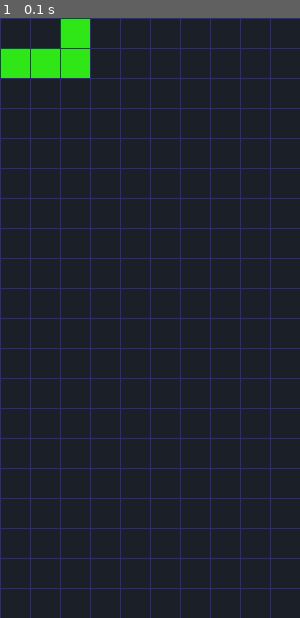
Above: before the commit, frame 1.
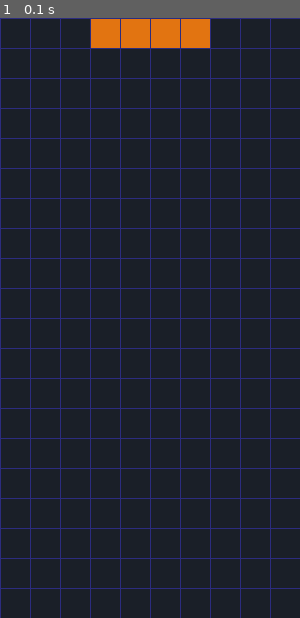
Above: after the commit, the same moment.

Repository: brendasantana04/tetris-pygame
Game: pygame game, started from main.py
Same seed, same stepped clock (60 frames per second), same inputs: the game is played once before the commit and once after it.
Inputs:
- Up to frame 1 (0.1 s): no input

The runs differ from the first frame. In frame 1, 3.7% of the frame differs, in the area x 0-70%, y 0-10%.

Commit message:
Acrescentando novos blocos e começando configuração de movimento

Diff:
--- a/block.py
+++ b/block.py
@@ -1,16 +1,31 @@
 from colors import Colors
 import pygame
+from position import Position
 
 class Block:
     def __init__(self, id):
         self.id = id
         self.cells = {}
         self.cell_size = 30
+        self.row_offset = 0
+        self.column_offset = 0
         self.rotation_state = 0
         self.colors = Colors.get_cell_colors()
 
+    def move(self, rows, columns):
+        self.row_offset += rows
+        self.column_offset += columns
+
+    def get_cell_positions(self):
+        tiles = self.cells[self.rotation_state]
+        moved_tiles = []
+        for position in tiles:
+            position = Position(position.row + self.row_offset, position.column + self.column_offset)
+            moved_tiles.append(position)
+        return moved_tiles
+
     def draw(self, screen):
-        tiles = self.cells[self.rotation_state]
+        tiles = self.get_cell_positions()
         for tile in tiles:
             tile_rect = pygame.Rect(tile.column * self.cell_size + 1, tile.row * self.cell_size + 1, self.cell_size - 1, self.cell_size - 1)
             pygame.draw.rect(screen, self.colors[self.id], tile_rect)
--- a/blocks.py
+++ b/blocks.py
@@ -10,7 +10,71 @@
             0: [Position(0,2), Position(1,0), Position(1,1), Position(1,2)],
             1: [Position(0,1), Position(1,1), Position(2,1), Position(2,2)],
             2: [Position(1,0), Position(1,1), Position(1,2), Position(2,0)],
-            3: [Position(0,0), Position(0,1), Position(1,1), Position(2,1)],
+            3: [Position(0,0), Position(0,1), Position(1,1), Position(2,1)]
         }
+        self.move(0,3)
 
 #REPLICAR OS OUTROS BLOQUINHOS
+class JBlock(Block):
+    def __init__(self):
+        super().__init__(id = 2)
+        self.cells = {
+            0: [Position(0, 0), Position(1, 0), Position(1, 1), Position(1, 2)],
+            1: [Position(0, 1), Position(0, 2), Position(1, 1), Position(2, 1)],
+            2: [Position(1, 0), Position(1, 1), Position(1, 2), Position(2, 2)],
+            3: [Position(0, 1), Position(1, 1), Position(2, 0), Position(2, 1)]
+        }
+        self.move(0,3)
+
+class IBlock(Block):
+    def __init__(self):
+        super().__init__(id = 3)
+        self.cells = {
+            0: [Position(1, 0), Position(1, 1), Position(1, 2), Position(1, 3)],
+            1: [Position(0, 2), Position(1, 2), Position(2, 2), Position(3, 2)],
+            2: [Position(2, 0), Position(2, 1), Position(2, 2), Position(2, 3)],
+            3: [Position(0, 1), Position(1, 1), Position(2, 1), Position(3, 1)]
+        }
+        self.move(-1,3)
+
+class OBlock(Block):
+    def __init__(self):
+        super().__init__(id = 4)
+        self.cells = {
+            0: [Position(0, 0), Position(0, 1), Position(1, 0), Position(1, 1)]
+        }
+        self.move(0,4)
+
+class SBlock(Block):
+    def __init__(self):
+        super().__init__(id = 5)
+        self.cells = {
+            0: [Position(0, 1), Position(0, 2), Position(1, 0), Position(1, 1)],
+            1: [Position(0, 1), Position(1, 1), Position(1, 2), Position(2, 2)],
+            2: [Position(1, 1), Position(1, 2), Position(2, 0), Position(2, 1)],
+            3: [Position(0, 0), Position(1, 0), Position(1, 1), Position(2, 1)]
+        }
+        self.move(0,3)
+
+
+class TBlock(Block):
+    def __init__(self):
+        super().__init__(id = 6)
+        self.cells = {
+            0: [Position(0, 1), Position(1, 0), Position(1, 1), Position(1, 2)],
+            1: [Position(0, 1), Position(1, 1), Position(1, 2), Position(1, 1)],
+            2: [Position(1, 0), Position(1, 1), Position(1, 2), Position(1, 1)],
+            3: [Position(0, 1), Position(1, 0), Position(1, 1), Position(1, 1)]
+        }
+        self.move(0,3)
+
+class ZBlock(Block):
+    def __init__(self):
+        super().__init__(id = 7)
+        self.cells = {
+            0: [Position(0, 0), Position(0, 1), Position(1, 1), Position(1, 2)],
+            1: [Position(0, 2), Position(1, 1), Position(1, 2), Position(2, 1)],
+            2: [Position(1, 0), Position(1, 1), Position(2, 1), Position(2, 2)],
+            3: [Position(0, 1), Position(1, 0), Position(1, 1), Position(2, 0)]
+        }
+        self.move(0,3)
--- /dev/null
+++ b/game.py
@@ -0,0 +1,6 @@
+from grid import Grid
+
+class Game:
+    def __init__(self):
+        self.grid = Grid()
+        self.blocks = [IBlock(), JBlock(), LBlock(), OBlock(), SBlock(), TBlock(), ZBlock()]
--- a/main.py
+++ b/main.py
@@ -15,7 +15,18 @@
 # definindo uma grid para o jogo
 game_grid = Grid()
 
-block = LBlock()
+block = IBlock()
+
+#block.move(4,3)
+#
+#block2 = ZBlock()
+#block2.move(9,2)
+#
+#block3 = OBlock()
+#block3.move(0,0)
+#
+#block4 = TBlock()
+#block4.move(6,6)
 
 #game_grid.print_grid()
 
@@ -30,6 +41,9 @@
     screen.fill(dark_blue)
     game_grid.draw(screen)
     block.draw(screen)
+    #block2.draw(screen)
+    #block3.draw(screen)
+    #block4.draw(screen)
 
 
     pygame.display.update()
